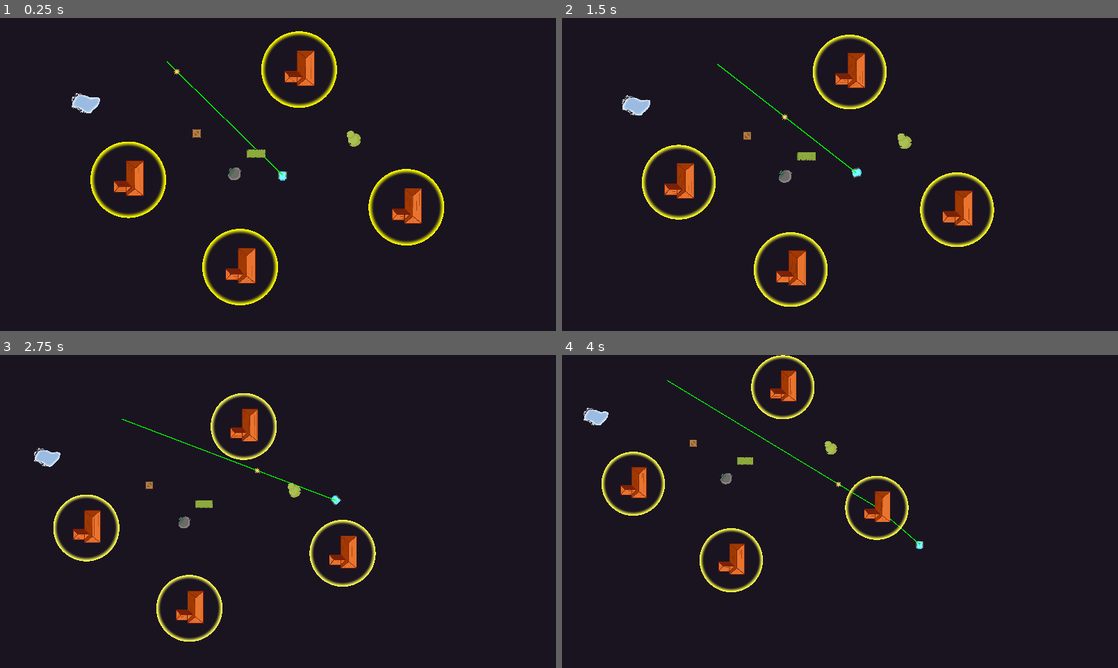
Above: before the commit, frames 1-4 (two rows, left to right).
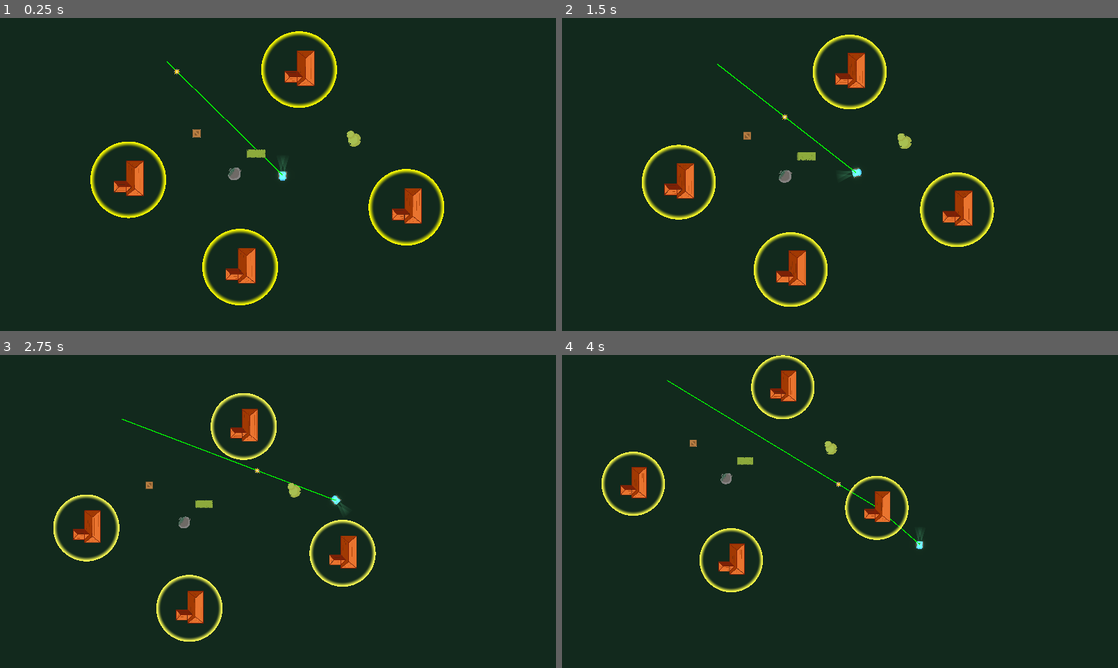
Above: after the commit, the same moments.

Repository: SpyrexDE/BzzBzz
Game: Godot game, scene res://levels/testlvl1.tscn
Same seed, same stepped clock (60 frames per second), same inputs: the game is played once before the commit and once after it.
Inputs:
- Up to frame 1 (0.25 s): no input
- Up to frame 2 (1.5 s): hold D (steer_right) 0.53-1.28 s; hold S (go_backward) from 1.28 s (still down)
- Up to frame 3 (2.75 s): release S (go_backward) at 2.03 s; hold D (steer_right) from 2.03 s (still down)
- Up to frame 4 (4 s): release D (steer_right) at 2.78 s; hold W (go_forward) 2.78-3.53 s; hold A (steer_left) from 3.53 s (still down)

The runs differ from the first frame. In frame 1, 0.4% of the frame differs, in the area x 12-53%, y 24-53%; in frame 2, 0.3%; in frame 3, 0.3%; in frame 4, 0.3%.

Commit message:
add background in testlvl1

Diff:
--- a/levels/testlvl1.tscn
+++ b/levels/testlvl1.tscn
@@ -53,3 +53,11 @@
 
 [node name="Kiste" parent="." instance=ExtResource("10_4x42r")]
 position = Vector2(315, 752)
+
+[node name="ColorRect" type="ColorRect" parent="."]
+z_index = -1
+offset_left = -6885.0
+offset_top = -4380.0
+offset_right = 8041.0
+offset_bottom = 5771.0
+color = Color(0.0727351, 0.162606, 0.114061, 1)
